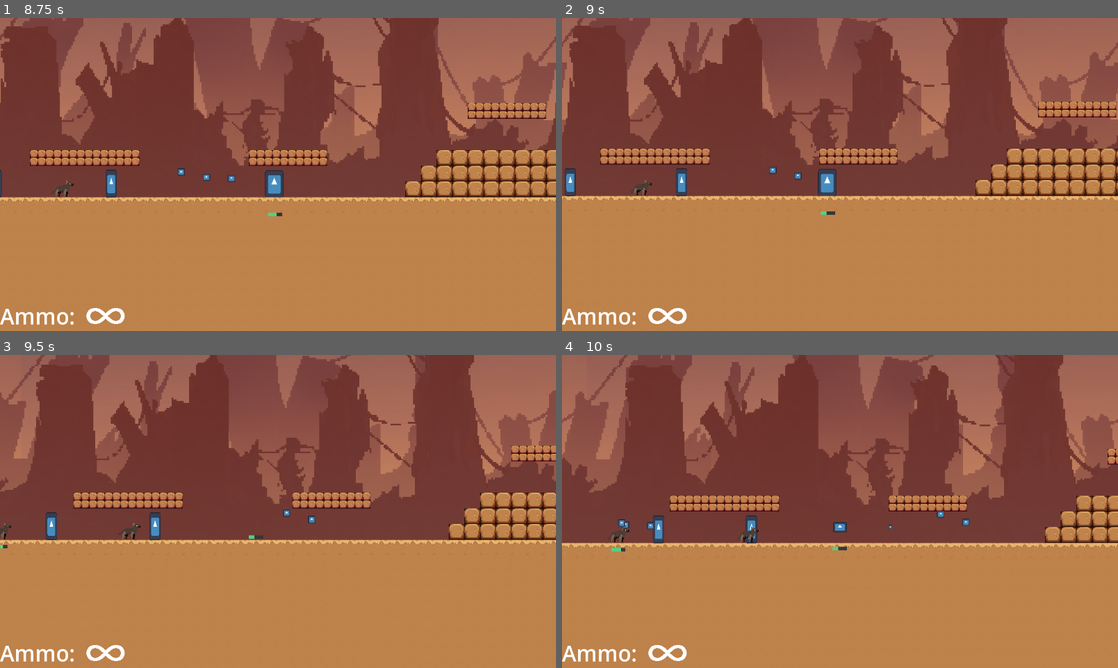
Above: before the commit, frames 1-4 (two rows, left to right).
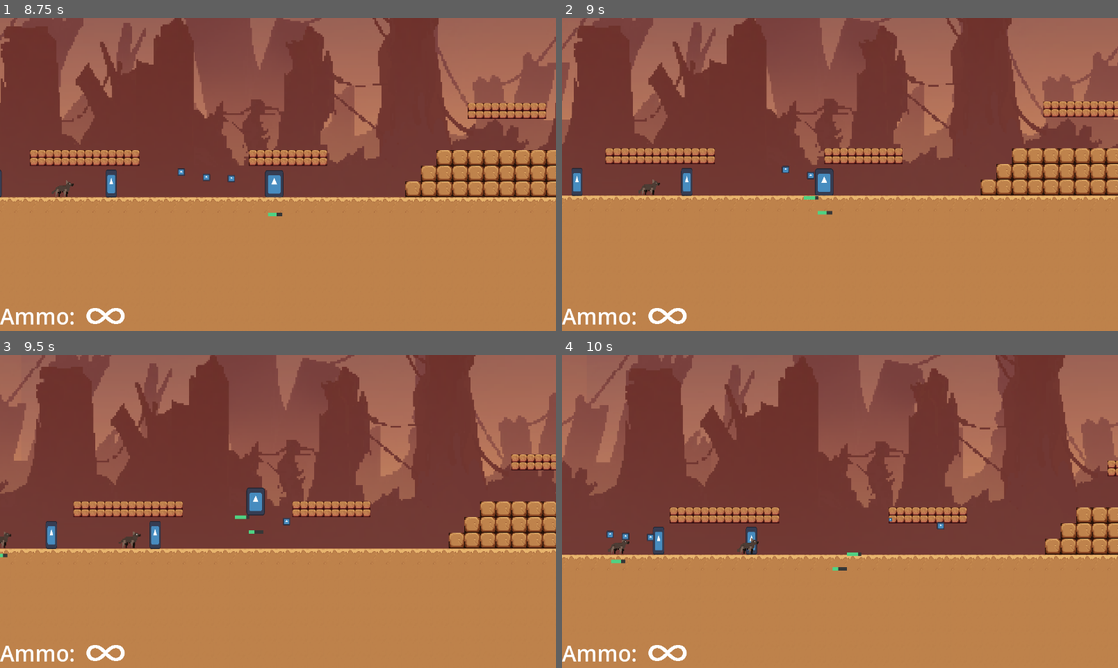
Above: after the commit, the same moments.

Repository: dzfrias/gladiator
Game: Godot game, scene res://scenes/level_playtest.tscn
Same seed, same stepped clock (60 frames per second), same inputs: the game is played once before the commit and once after it. This scene is started directly instead of the project's main scene. The engine's default icon, where the game draws it, is replaced by a stand-in: a white triangle on a blue panel in a dark square.
Inputs (mouse positions are in pixels of both pictures, inside the frame that each line leads up to):
- Up to frame 1 (8.75 s): move the mouse to (61, 315) at 0.52 s; hold S (crouch) 0.53-1.28 s; hold D (right) 0.53-2.03 s; tap Space (jump) at 0.77, 1.07, 1.52, 1.82, 3.02, 3.32, 3.77, 4.07, 4.52, 4.82, 6.02, 6.32, 6.77, 7.07, 7.52, 7.82 s; click (61, 315) at 0.8 s; move the mouse to (444, 221) at 1.27 s; click (444, 221) at 1.35 s; tap E (roll) at 1.55, 4.55, 7.55 s; move the mouse to (111, 127) at 2.02 s; hold E (roll) 2.03-2.78 s; hold A (left) 2.03-4.28 s; tap Shift (shield, bound only after the commit) at 2.3, 2.85, 5.3, 5.85, 8.3 s; move the mouse to (305, 174) at 2.77 s; tap S (crouch) at 3.05, 6.05 s; move the mouse to (194, 96) at 3.52 s; hold S (crouch) 3.53-4.28 s; click (194, 96) at 3.8 s; move the mouse to (400, 158) at 4.27 s; hold D (right) 4.28-8.03 s; click (400, 158) at 4.35 s; move the mouse to (166, 190) at 5.02 s; hold E (roll) 5.03-5.78 s; move the mouse to (333, 105) at 5.77 s; move the mouse to (250, 237) at 6.52 s; hold S (crouch) 6.53-7.28 s; click (250, 237) at 6.8 s; move the mouse to (444, 221) at 7.27 s; click (444, 221) at 7.35 s; move the mouse to (111, 127) at 8.02 s; hold A (left) from 8.03 s (still down); hold E (roll) from 8.03 s (still down)
- Up to frame 2 (9 s): keep holding A (left); move the mouse to (867, 174) at 8.77 s; release E (roll) at 8.78 s; tap Shift (shield, bound only after the commit) at 8.85 s
- Up to frame 3 (9.5 s): keep holding A (left); tap Space (jump) at 9.02, 9.32 s; tap S (crouch) at 9.05 s
- Up to frame 4 (10 s): move the mouse to (756, 433) at 9.52 s; release A (left) at 9.53 s; hold D (right) from 9.53 s (still down); hold S (crouch) from 9.53 s (still down); tap Space (jump) at 9.77 s; click (756, 433) at 9.8 s

Frame 1 is identical in both runs. In frame 2, 9.5% of the frame differs, in the area x 0-100%, y 0-63%; in frame 3, 10%; in frame 4, 11%, in the area x 0-100%, y 0-69%.

Commit message:
Add basic shield

Diff:
--- a/project.godot
+++ b/project.godot
@@ -73,6 +73,11 @@
 "deadzone": 0.5,
 "events": []
 }
+shield={
+"deadzone": 0.5,
+"events": [Object(InputEventKey,"resource_local_to_scene":false,"resource_name":"","device":-1,"window_id":0,"alt_pressed":false,"shift_pressed":false,"ctrl_pressed":false,"meta_pressed":false,"pressed":false,"keycode":0,"physical_keycode":4194325,"key_label":0,"unicode":0,"location":0,"echo":false,"script":null)
+]
+}
 
 [layer_names]
 
--- a/scenes/player.tscn
+++ b/scenes/player.tscn
@@ -8,6 +8,7 @@
 [ext_resource type="Script" path="res://scripts/player/weapon.gd" id="5_crqak"]
 [ext_resource type="Resource" uid="uid://cbyts5spi0ken" path="res://resources/pistol.tres" id="6_0weg3"]
 [ext_resource type="PackedScene" uid="uid://dcp3huoajqaue" path="res://scenes/projectile.tscn" id="6_w2kq1"]
+[ext_resource type="Script" path="res://scripts/player/shield.gd" id="9_um070"]
 
 [sub_resource type="RectangleShape2D" id="RectangleShape2D_m5kfl"]
 size = Vector2(40, 62)
@@ -16,6 +17,9 @@
 size = Vector2(30.5, 21.5)
 
 [sub_resource type="WorldBoundaryShape2D" id="WorldBoundaryShape2D_4g4le"]
+
+[sub_resource type="RectangleShape2D" id="RectangleShape2D_qmrqr"]
+size = Vector2(20, 60)
 
 [node name="Player" type="CharacterBody2D"]
 z_index = 1
@@ -97,3 +101,19 @@
 position = Vector2(-1073, 0)
 rotation = 1.5708
 shape = SubResource("WorldBoundaryShape2D_4g4le")
+
+[node name="Shield" type="StaticBody2D" parent="."]
+position = Vector2(32.58, -33.64)
+collision_layer = 320
+collision_mask = 0
+script = ExtResource("9_um070")
+
+[node name="CollisionShape2D" type="CollisionShape2D" parent="Shield"]
+shape = SubResource("RectangleShape2D_qmrqr")
+disabled = true
+
+[node name="Health" type="Node" parent="Shield"]
+script = ExtResource("3_s7yvn")
+
+[node name="HealthBarCreator" type="Node" parent="Shield"]
+script = ExtResource("4_oevlo")
--- a/scripts/health.gd
+++ b/scripts/health.gd
@@ -25,6 +25,10 @@
 		_died = true
 		return
 
+func restore() -> void:
+	_health = max_health
+	_died = false
+
 func heal(amount: float) -> void:
 	if _died: return
 	_health = min(_health + amount, max_health)
--- a/scripts/player/player.gd
+++ b/scripts/player/player.gd
@@ -23,6 +23,7 @@
 @onready var crouching_item_position = $CrouchingItemPosition
 @onready var _item_position = $ItemPosition
 @onready var direction = $Direction
+@onready var _original_shield_x = $Shield.position.x
 
 # NOTE this field can be null (if the player has no weapon)
 @onready var _weapon: Weapon = $Weapon
@@ -73,7 +74,7 @@
 			else:
 				set_collision_mask_value(Math.ilog2(Constants.PLATFORM_LAYER) + 1, true)
 
-			if Input.is_action_just_pressed("crouch"):
+			if Input.is_action_just_pressed("crouch") and not $Shield.is_enabled():
 				_is_crouching = true
 				standing_hitbox.disabled = true
 				standing_sprite.visible = false
@@ -116,6 +117,7 @@
 			else:
 				_item_position.position = standing_item_position.position
 			_item_position.position = Vector2(_item_position.position.x * direction.scalar, _item_position.position.y)
+			$Shield.position = Vector2(_original_shield_x * direction.scalar, $Shield.position.y)
 			_weapon.position = _item_position.position
 		State.ROLL:
 			velocity.x = roll_speed * $Direction.scalar
@@ -133,7 +135,13 @@
 
 	if _state != State.CONTROL:
 		return
-	if event.is_action_pressed("fire"):
+	if event.is_action_pressed("shield") and is_on_floor():
+		$Shield.enable()
+		if _current_item == _weapon:
+			_weapon.set_firing(null)
+	if event.is_action_released("shield"):
+		$Shield.disable()
+	if event.is_action_pressed("fire") and not $Shield.is_enabled():
 		if _current_item == _weapon:
 			_weapon.set_firing($Direction)
 		else:
@@ -141,7 +149,7 @@
 	if event.is_action_released("fire"):
 		if _current_item == _weapon:
 			_weapon.set_firing(null)
-	if is_on_floor():
+	if is_on_floor() and not $Shield.is_enabled():
 		if event.is_action_pressed("jump") and !Input.is_action_pressed("crouch"):
 			_is_jumping = true
 			velocity.y = -jump_speed
@@ -150,7 +158,7 @@
 	if _is_jumping and event.is_action_released("jump"):
 		_is_jumping = false
 		_jump_time = 0.0
-	if event.is_action_pressed("roll") and _can_roll:
+	if event.is_action_pressed("roll") and _can_roll and not $Shield.is_enabled():
 		_roll()
 	if event.is_action_pressed("reload") and _weapon:
 		if !_weapon.is_reloading:
--- /dev/null
+++ b/scripts/player/shield.gd
@@ -0,0 +1,29 @@
+class_name Shield extends StaticBody2D
+
+@export var cooldown_time: float = 8.0
+
+var _can_enable = true
+
+func _ready() -> void:
+	$Health.died.connect(_on_died)
+
+func enable() -> void:
+	if !_can_enable: return
+	$CollisionShape2D.disabled = false
+
+func disable() -> void:
+	$CollisionShape2D.disabled = true
+
+func is_enabled() -> bool:
+	return !$CollisionShape2D.disabled
+
+func _on_died() -> void:
+	start_disabled_cooldown()
+
+func start_disabled_cooldown() -> void:
+	disable()
+	_can_enable = false
+	await get_tree().create_timer(8).timeout
+	_can_enable = true
+	$Health.restore()
+	$HealthBarCreator.spawn()
--- a/scripts/ui/health_bar_creator.gd
+++ b/scripts/ui/health_bar_creator.gd
@@ -3,9 +3,9 @@
 @export var health_bar_prefab: PackedScene = preload("res://scenes/health_bar.tscn")
 
 func _ready() -> void:
-	_spawn.call_deferred()
+	spawn.call_deferred()
 
-func _spawn():
+func spawn():
 	var health = $"../Health"
 	var health_bar := health_bar_prefab.instantiate()
 	health_bar.set_health(health)
Not shown: 1 places in scenes/player.tscn that only renumber resources
